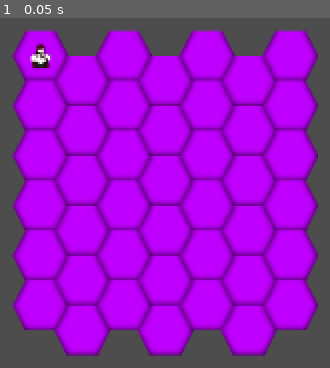
Above: before the commit, frame 1.
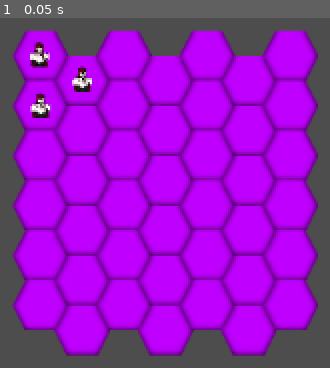
Above: after the commit, the same moment.

Repository: TheJohnDarksoul/MasqueradeStrategy
Game: Godot game, scene res://Scenes/Main.tscn
The game is run twice, just before and just after one commit, with the same random seed, the same clock (stepped at 60 frames per second) and the same inputs.
Inputs:
- Up to frame 1 (0.05 s): no input

The runs differ from the first frame. In frame 1, 1.0% of the frame differs, in the area x 9-28%, y 6-29%.

Commit message:
Updated Unit

Diff:
--- a/Scenes/Main.tscn
+++ b/Scenes/Main.tscn
@@ -1,8 +1,8 @@
 [gd_scene format=4 uid="uid://chcusx80dvpkr"]
 
 [ext_resource type="Script" uid="uid://wd0yckqsrh80" path="res://Scripts/main.gd" id="1_kln2b"]
-[ext_resource type="PackedScene" uid="uid://ldn7wcsxw76r" path="res://Scenes/Character.tscn" id="2_kln2b"]
 [ext_resource type="Texture2D" uid="uid://cbyf344fsche6" path="res://Assets/Level/tile_example.png" id="2_rgh2o"]
+[ext_resource type="PackedScene" uid="uid://dmwaxq3se2m8w" path="res://Scenes/Unit.tscn" id="4_pbw6q"]
 [ext_resource type="Script" uid="uid://3cit3csf5xkm" path="res://Scripts/camera_2d.gd" id="4_rgh2o"]
 
 [sub_resource type="TileSetAtlasSource" id="TileSetAtlasSource_pbw6q"]
@@ -26,8 +26,16 @@
 tile_map_data = PackedByteArray("AAAAAAAAAgAAAAAAAAAAAAEAAgAAAAAAAAAAAAIAAgAAAAAAAAAAAAMAAgAAAAAAAAABAAAAAgAAAAAAAAABAA …(592 unchanged characters)…
 tile_set = SubResource("TileSet_pbw6q")
 
-[node name="Char" parent="." unique_id=185048074 instance=ExtResource("2_kln2b")]
-position = Vector2(20, 18)
-
 [node name="Camera2D" type="Camera2D" parent="." unique_id=1850589226]
 script = ExtResource("4_rgh2o")
+
+[node name="Unit" parent="." unique_id=1350438727 instance=ExtResource("4_pbw6q")]
+position = Vector2(19, 17)
+UnitName = "Mommy, sorry mommy"
+army = 0
+
+[node name="Unit2" parent="." unique_id=1208485951 instance=ExtResource("4_pbw6q")]
+position = Vector2(20, 54)
+
+[node name="Unit3" parent="." unique_id=1877881053 instance=ExtResource("4_pbw6q")]
+position = Vector2(50, 35)
--- a/Scenes/Unit.tscn
+++ b/Scenes/Unit.tscn
@@ -1,8 +1,11 @@
 [gd_scene format=3 uid="uid://dmwaxq3se2m8w"]
 
 [ext_resource type="Script" uid="uid://cbbfw52nng6i8" path="res://Scripts/Unit.gd" id="1_qk68r"]
+[ext_resource type="Texture2D" uid="uid://bqaootkcaijwh" path="res://Assets/Characters/dommy_mommy.png" id="2_lymsv"]
 
 [node name="Unit" type="Node2D" unique_id=1350438727]
 script = ExtResource("1_qk68r")
 
 [node name="Sprite2D" type="Sprite2D" parent="." unique_id=1824624365]
+scale = Vector2(0.036, 0.036)
+texture = ExtResource("2_lymsv")
--- a/Scripts/main.gd
+++ b/Scripts/main.gd
@@ -1,7 +1,7 @@
 extends Node2D
 
 @onready var Tilemap = $TileMapLayer
-@onready var Char = $Char
+@onready var Char = $Unit
 
 
 func _input(event):
